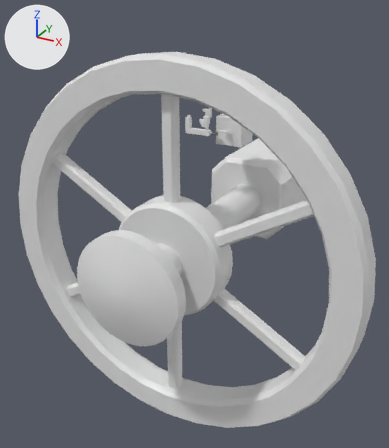
Two versions of the FBX model Assets/Art/Models/05_Spaceship/Spaceship.fbx, one commit apart.
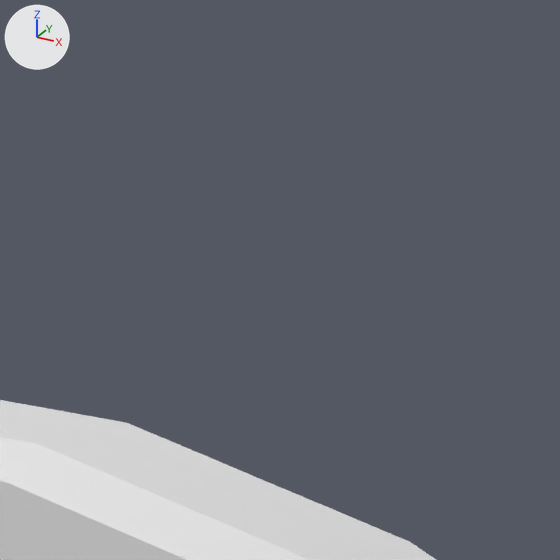
Each version appears first whole from a camera (50 mm lens) standing at (199.9, -432.1, 195.5) and looking at (-28.5, -16.8, -12.1), and next in a close-up on the part from 51% to 71% of the width and 0% to 17% of the height. The axes (+X, +Y, +Z) are drawn at upper left. The lights are the same throughout. Where no turn or scale is listed for an object, it has been applied to the vertices.

The first close-up shows 'Spaceship_Neck'.
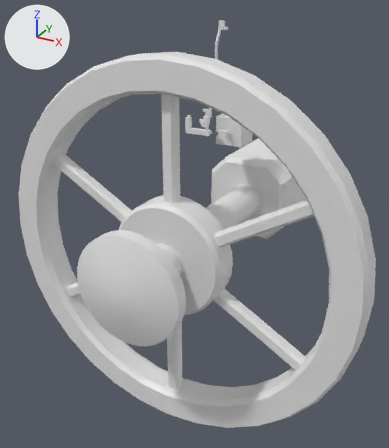
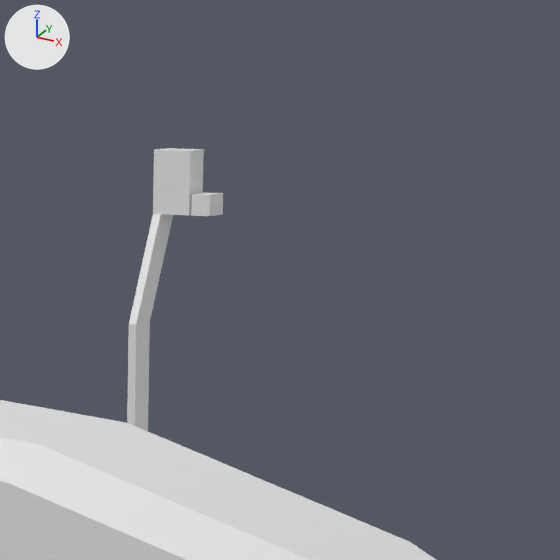
Boxes (x1, y1, x2, y2) around the edits, measured in the close-ups (560 x 560 px):
'AnimalRoom.001_Wall', moved (not visible before): after (153, 148, 204, 215)
'Stair.005', added: after (129, 214, 173, 324)
'Stair.004', added: after (127, 322, 150, 431)
'AnimalRoom_DarkRoom.001', moved (not visible before): after (191, 192, 223, 216)

Diff of the bpy script that builds the scene:
```diff
--- a/Assets/Art/Models/05_Spaceship/Spaceship.fbx.py
+++ b/Assets/Art/Models/05_Spaceship/Spaceship.fbx.py
@@ me_plane_001 @@
+me_plane_001.from_pydata(...)  # 198 vertices, 95 faces; spans x -0.51..0.51, y -6.08..3.44, z -6.01..5.89
+# faces by material slot: [15, 80]
+me_plane_001.materials.append(mat_wall)  # its picture is missing
+me_plane_001.materials.append(mat_floor)  # picture img_metalplates015b_2k_jpg_color_jpg
@@ me_plane_005 @@
+me_plane_005.from_pydata(...)  # 40 vertices, 16 faces; spans x -0.5..0.5, y -1.8..1.8, z -12.3..12.3
+# faces by material slot: [12, 4]
+me_plane_005.materials.append(mat_wall)  # its picture is missing
+me_plane_005.materials.append(mat_floor)  # picture img_metalplates015b_2k_jpg_color_jpg
@@ ob_animalroom_darkroom_001 @@
 ob_animalroom_darkroom_001.parent = ob_animalroom_001
-ob_animalroom_darkroom_001.location = (-13.35, -0.791, -109.5)
+ob_animalroom_darkroom_001.location = (-11.5, -6.739, -163.6)
 ob_animalroom_darkroom_001.rotation_euler = (0.0, -1.571, 0.0)  # degrees (0, -90, 0)
@@ ob_animalroom_001_wall @@
 ob_animalroom_001_wall = bpy.data.objects.new('AnimalRoom.001_Wall', me_plane_031)
-ob_animalroom_001_wall.location = (-15.2, 0.5, 105.2)
+ob_animalroom_001_wall.location = (-15.2, 6.5, 166.3)
@@ ob_stair_005 @@
+ob_stair_005 = bpy.data.objects.new('Stair.005', me_plane_001)
+ob_stair_005.location = (-16.6, 5.0, 156.7)
@@ ob_stair_004 @@
+ob_stair_004 = bpy.data.objects.new('Stair.004', me_plane_005)
+ob_stair_004.location = (-16.6, 0.7, 138.4)
```
